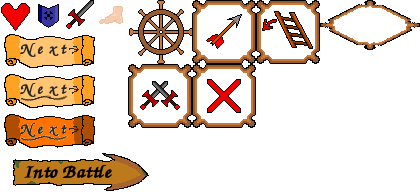
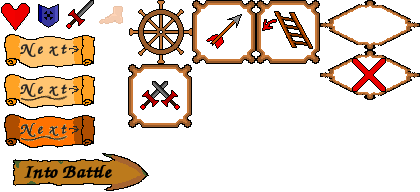
Before/after of a 420x192 layered artwork. What changed in the layer stack:
painted on "squaremarkerinvalid" over (192, 50, 420, 128)
